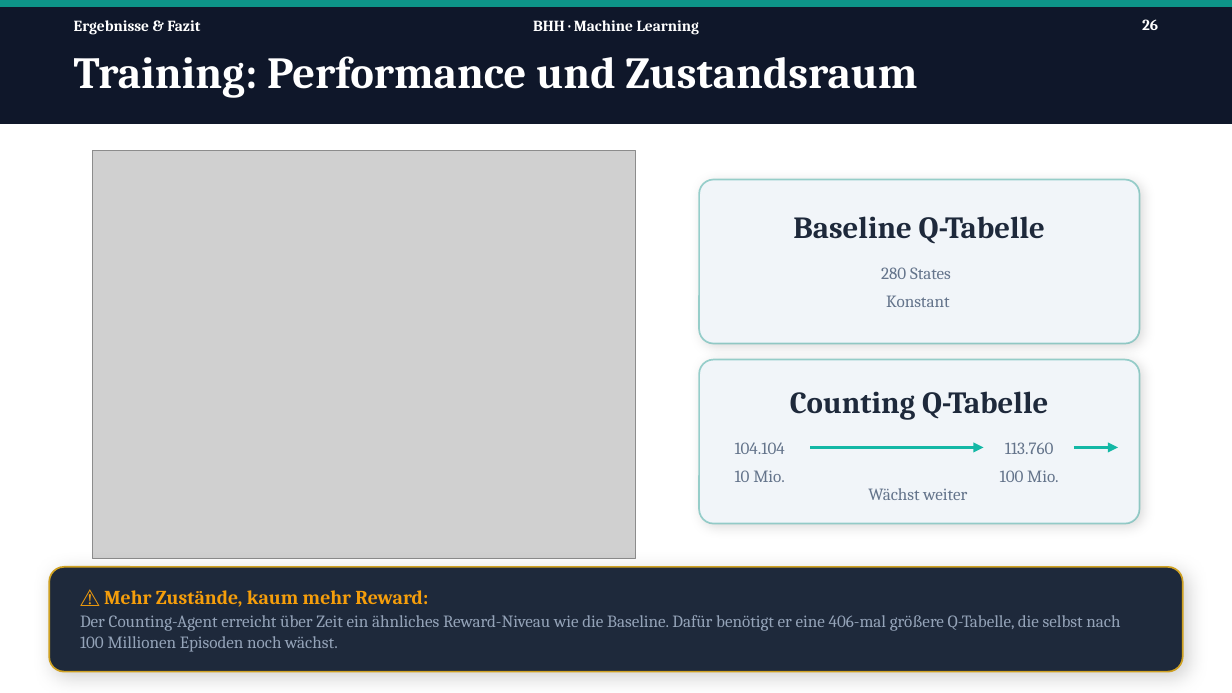
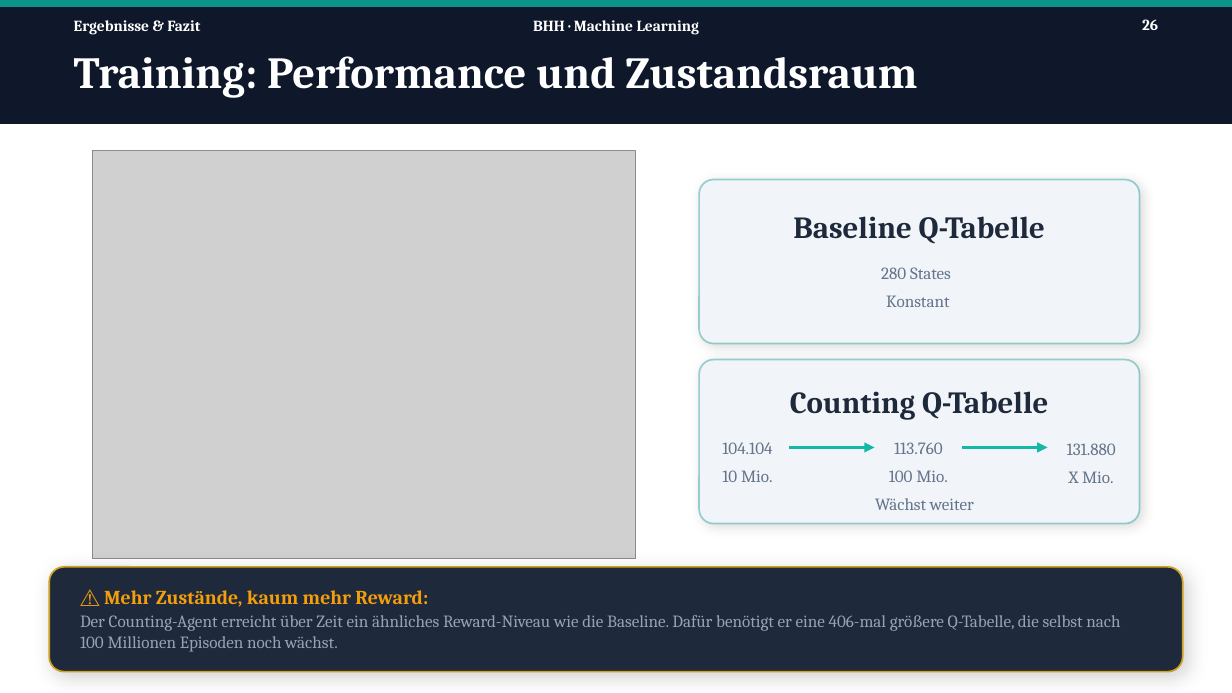
Before and after one commit to Tom-N-M/ml-blackjack, a slide deck: slide 26 of Präsi/PP_v2.pptx. Drawn at 1232x693 pixels with LibreOffice and Linux fonts; fonts in the diff are those of the drawing; grey boxes stand for pictures. Boxes give left, top, right and bottom in pixels: in the first picture for what was removed or moved away, otherwise in the second. Text is boxed around its words. In the diff, an @@ line names an element or a change of style, - is before the commit and + after.

```diff
--- a/Präsi/PP_v2.pptx
+++ b/Präsi/PP_v2.pptx
@@ text "104.104": place and size @@
-text "104.104" at (735,442,785,454)
+text "104.104" at (722,442,772,454)
@@ arrow moved from (811, 447) - (983, 447) to (790, 447) - (875, 447) @@
@@ text "113.760": place and size @@
-text "113.760" at (1005,442,1054,454)
+text "113.760" at (894,442,943,454)
@@ arrow moved from (1074, 447) - (1117, 447) to (962, 447) - (1047, 447) @@
@@ text added at (1067,443,1116,455), 10 pt, text #64748B @@
+131.880
@@ text "10 Mio.": place and size @@
-text "10 Mio." at (735,470,785,482)
+text "10 Mio." at (722,470,773,482)
@@ text "100 Mio.": place and size @@
-text "100 Mio." at (1000,470,1059,482)
+text "100 Mio." at (889,470,948,482)
@@ text added at (1069,471,1114,483), 10 pt, text #64748B @@
+X Mio.
@@ text "Wächst weiter": place and size @@
-text "Wächst weiter" at (868,488,967,500)
+text "Wächst weiter" at (875,498,974,510)
```
Also in this commit, not shown: 2 other slides changed, 3 other files.
